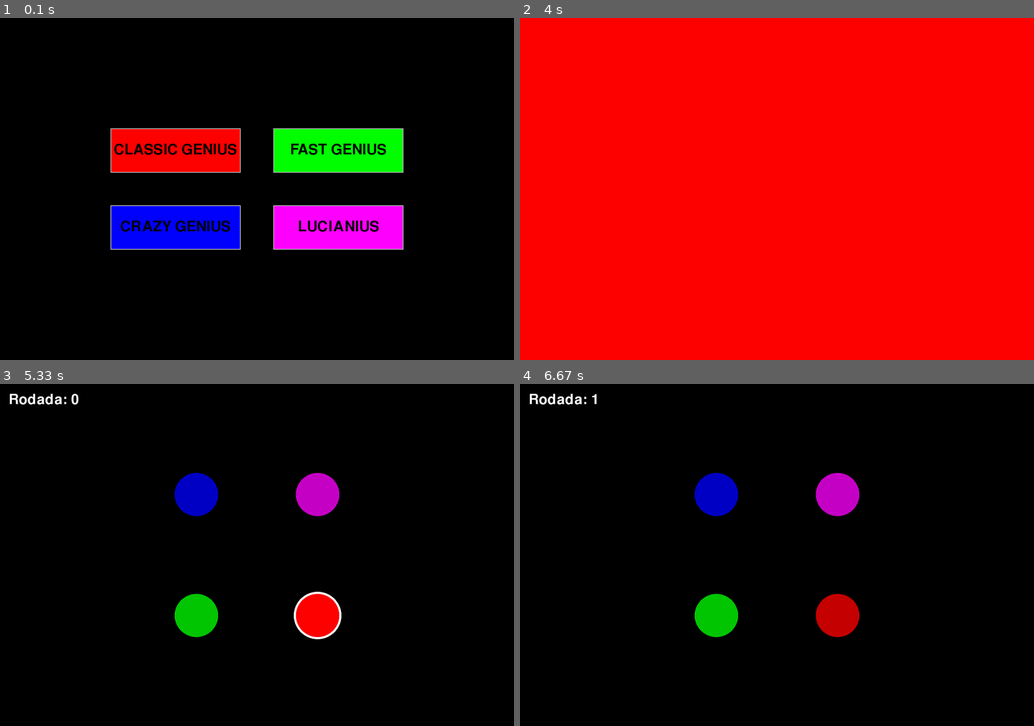
Above: before the commit, frames 1-4 (two rows, left to right).
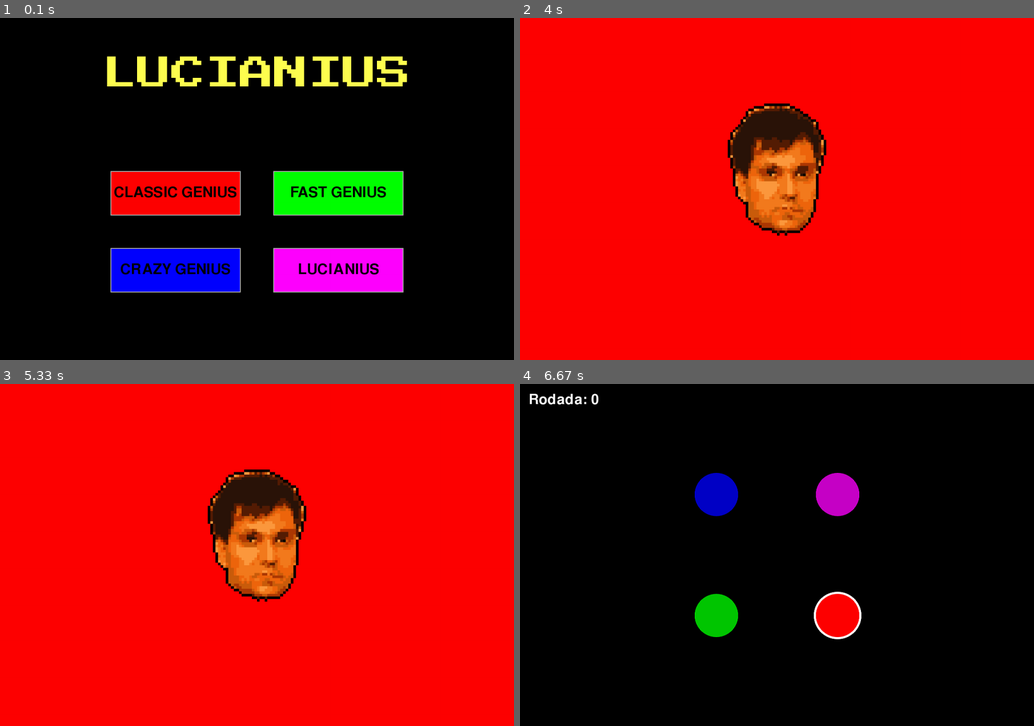
Above: after the commit, the same moments.

Repository: arieltl/genius-pygame
Game: pygame game, started from genius.py
Same seed, same stepped clock (60 frames per second), same inputs: the game is played once before the commit and once after it.
Inputs (mouse positions are in pixels of both pictures, inside the frame that each line leads up to):
- Up to frame 1 (0.1 s): no input
- Up to frame 2 (4 s): press the mouse at (859, 192) at 0.37 s; move the mouse to (735, 230) at 0.47 s; release the mouse at (617, 271) at 0.6 s; hold Esc 0.67-1.13 s; move the mouse to (854, 69) at 0.7 s; press the mouse at (859, 271) at 1.2 s; move the mouse to (848, 223) at 1.3 s; release the mouse at (838, 178) at 1.43 s; press the mouse at (859, 271) at 2.87 s; move the mouse to (843, 178) at 2.97 s; release the mouse at (833, 89) at 3.1 s; click (710, 134) at 3.78 s
- Up to frame 3 (5.33 s): press the mouse at (190, 500) at 5.27 s
- Up to frame 4 (6.67 s): move the mouse to (699, 582) at 5.37 s; release the mouse at (689, 664) at 5.5 s; click (874, 572) at 5.62 s, where only the run after the commit has a clickable "Main Menu"; press the mouse at (694, 637) at 6.27 s; move the mouse to (782, 623) at 6.37 s; release the mouse at (869, 606) at 6.5 s

The runs differ from the first frame. In frame 1, 26% of the frame differs, in the area x 20-80%, y 11-81%; in frame 2, 5.7%; in frame 3, 99%, in the area x 0-100%, y 0-100%; in frame 4, 1.1%.

Commit message:
tela de game over + sons

Diff:
--- a/end_menu.py
+++ /dev/null
@@ -1,8 +0,0 @@
-import pygame
-
-def game_over(window):
-    font = pygame.font.Font("/PressStart2P-Regular",58)
-    text = font.render("game over",True,(255,0,0))
-    window.blit(text,(0,0))
-    while True:
-        pass
--- a/game_menu.py
+++ b/game_menu.py
@@ -1,13 +1,20 @@
 from support_classes import Button
 from CONFIG import WIDTH,HEIGHT,COLORS, QUIT, INIT, GAME
 import pygame
+import os
+def main_menu(window, manager):
 
-def main_menu(window, manager):
+
+    font_path = os.path.join("sprites","PressStart2P-Regular.ttf")
+    font = pygame.font.Font(font_path,80)
+    text = font.render("LUCIANIUS",True,(255,255,80))
+
+
     b_width = 300
     b_height = 100
-    y_pos0 = HEIGHT/2-(40+b_height)
+    y_pos0 = HEIGHT/2 + 100 -(40+b_height)
     x_pos0 = WIDTH/2-(40+b_width)
-    y_pos1 = HEIGHT/2 + 40
+    y_pos1 = HEIGHT/2 + 40 +100
     x_pos1 = WIDTH/2 + 40
     classic_button = Button(COLORS[0],x_pos0,y_pos0,b_width,b_height,"CLASSIC GENIUS", 50)
     fast_button = Button(COLORS[1],x_pos1,y_pos0,b_width,b_height,"FAST GENIUS", 50)
@@ -19,20 +26,27 @@
     while True:
         for event in pygame.event.get():
             if event.type == pygame.QUIT:
-                return 0
+                return QUIT
             elif event.type == pygame.MOUSEMOTION:
                 for button in buttons:
                     button.react_to_mouse(event.pos)
             elif event.type == pygame.MOUSEBUTTONDOWN and event.button == 1:
                 if classic_button.isOver(event.pos):
                     manager.difficulty = [False, False]
+                    return GAME
                 elif fast_button.isOver(event.pos):
                     manager.difficulty = [True, False]
+                    return GAME
                 elif crazy_button.isOver(event.pos):
                     manager.difficulty = [False, True]
+                    return GAME
                 elif lucianius_button.isOver(event.pos):
                     manager.difficulty = [True, True]
-                return GAME
+                    return GAME
+
+        window.fill((0,0,0))
+        window.blit(text,(WIDTH/2 - text.get_width()/2,90))
+
         for button in buttons:
             button.draw(window,(180,180,180))
         pygame.display.update()
--- /dev/null
+++ b/game_over_menu.py
@@ -0,0 +1,40 @@
+import pygame
+import os
+from CONFIG import WIDTH,HEIGHT,COLORS,QUIT,GAME,INIT,FPS
+from support_classes import Button
+
+def game_over(window):
+    font_path = os.path.join("sprites","PressStart2P-Regular.ttf")
+    font = pygame.font.Font(font_path,80)
+    text = font.render("GAME OVER",True,COLORS[0])
+
+    b_width = 370
+    b_height = 120
+    y_pos = HEIGHT/2-b_height + 100
+    x_pos0 = WIDTH/2-(40+b_width)
+    x_pos1 = WIDTH/2 + 40
+
+    play_again_b = Button(COLORS[0],x_pos0,y_pos,b_width,b_height,"Play Again",35,font_path)
+    main_menu_b = Button(COLORS[0],x_pos1,y_pos,b_width,b_height,"Main Menu",35,font_path)
+    buttons = [play_again_b,main_menu_b]
+
+    clock = pygame.time.Clock()
+    while True:
+        clock.tick(FPS)
+        window.fill((0,0,0))
+        for button in buttons:
+            button.draw(window,(180,180,180))
+        window.blit(text,(WIDTH/2 - text.get_width()/2,50))
+        for event in pygame.event.get():
+            if event.type == pygame.QUIT:
+                return QUIT
+            elif event.type == pygame.MOUSEMOTION:
+                for button in buttons:
+                    button.react_to_mouse(event.pos)
+            elif event.type == pygame.MOUSEBUTTONDOWN and event.button == 1:
+                if play_again_b.isOver(event.pos):
+                    return GAME
+                elif main_menu_b.isOver(event.pos):
+                    return INIT
+
+        pygame.display.update()
--- a/genius.py
+++ b/genius.py
@@ -2,7 +2,7 @@
 from main_game import GeniusGame
 from CONFIG import WIDTH, HEIGHT, DRAW_RADIUS, INIT, END, QUIT, GAME
 from game_menu import main_menu
-
+from game_over_menu import game_over
 class GameManager:
     def __init__(self):
         pygame.mixer.pre_init(44100, -16, 2)
@@ -18,9 +18,8 @@
             elif state == GAME:
                 state = game.start_game()
             elif state == END:
-                pass
-            elif state == QUIT:
-                break
+                state = game_over(window)
+
         pygame.quit()
 
 if __name__ == "__main__":
--- a/main_game.py
+++ b/main_game.py
@@ -1,5 +1,4 @@
 import pygame
-import numpy
 import pygame.gfxdraw
 from random import randint
 from math import pi,sin,cos
@@ -12,6 +11,9 @@
     def __init__(self, window, manager):
         self.window = window
         self.manager = manager
+        self.luci = pygame.image.load(os.path.join("sprites","Lucy High Tech.png")).convert_alpha()
+        self.luci_sound = pygame.mixer.Sound(os.path.join("sprites","scream.ogg"))
+        self.buzzer_sound = pygame.mixer.Sound(os.path.join("sprites","buzzer.wav"))
 
 
     def start_game(self):
@@ -25,6 +27,7 @@
         self.difficulty = self.manager.difficulty
         self.waiting_time = 300
         self.flash_time = 1000
+        self.game_over = False
         return self.game_loop()
 
 
@@ -71,12 +74,7 @@
                 action = {"function": self.increment_sequence, "delay":500}
                 self.actions_list.append(action)
         else:
-            self.window.fill((255,0,0))
-            action = {"function":self.start_game,"delay":1000}
-            self.actions_list.append(action)
-            if self.difficulty == [True, True]:
-                image = pygame.image.load(os.path.join("sprites","Lucy High Tech.png")).convert_alpha()
-                self.window.blit(image,(0, 0))
+            self.end_game()
 
 
 
@@ -101,6 +99,18 @@
         self.window.blit(text, (20, 20))
 
 
+    def end_game(self):
+        self.window.fill((255,0,0))
+        action = {"function":self.set_game_over,"arguments":(True,),"delay":1500}
+        self.actions_list.append(action)
+        if self.difficulty == [True, True]:
+            self.window.blit(self.luci,(WIDTH/2-self.luci.get_width()/2, HEIGHT/2-self.luci.get_height()/2))
+            self.luci_sound.play()
+        else:
+            self.buzzer_sound.play()
+
+    def set_game_over(self,over):
+        self.game_over = over
 
     def game_loop(self):
         for i in range(4):
@@ -122,6 +132,8 @@
             # ----- Trata eventos
             dt = clock.tick(FPS)
 
+            if self.game_over == True:
+                return END
             if not running_action and len(self.actions_list) > 0:
                 delay = self.actions_list[0]["delay"]
                 timer = 0
@@ -136,7 +148,8 @@
                         action["function"](*action["arguments"])
                     else:
                         action["function"]()
-                    del self.actions_list[0]
+                    if len(self.actions_list) > 0:
+                        del self.actions_list[0]
                     running_action = False
 
 
@@ -147,7 +160,6 @@
                     return QUIT
                 elif event.type == pygame.KEYDOWN:
                     if event.key == pygame.K_ESCAPE:
-                        self.window.fill((0, 0, 0))
                         return INIT
                 elif self.awaiting_input and event.type == pygame.MOUSEBUTTONDOWN:
                         # 1 is the left mouse button, 2 is middle, 3 is right.
Not shown, added: sprites/buzzer.wav
Not shown, added: sprites/scream.ogg
